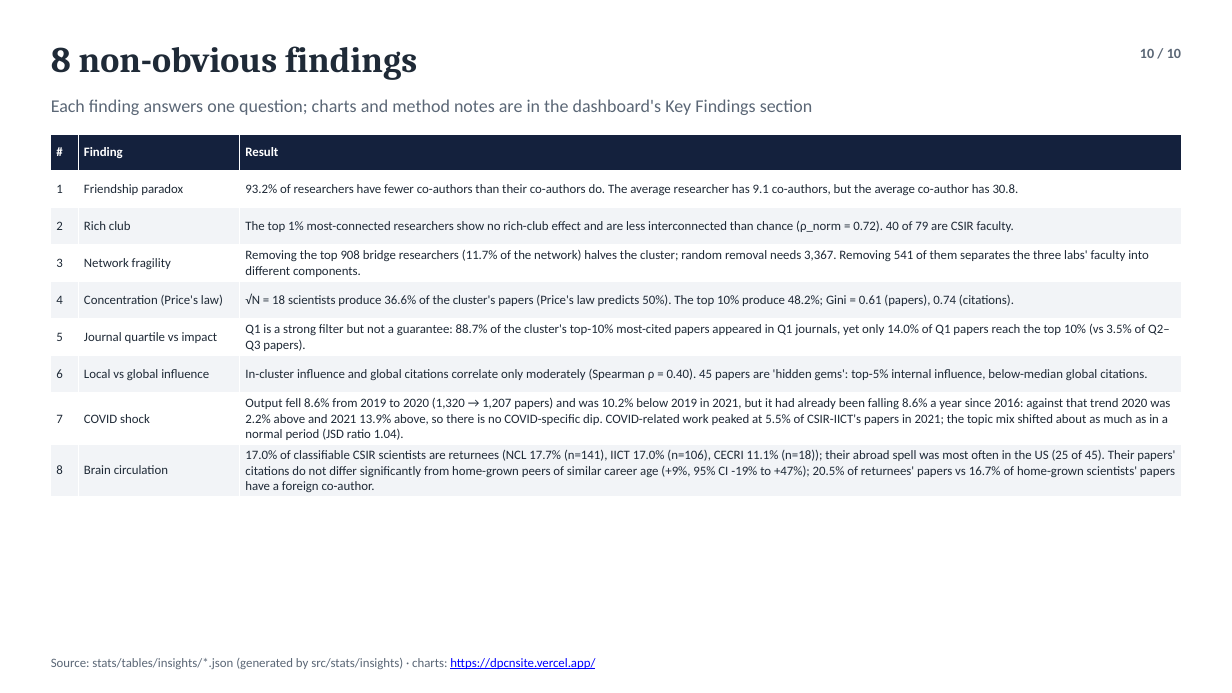
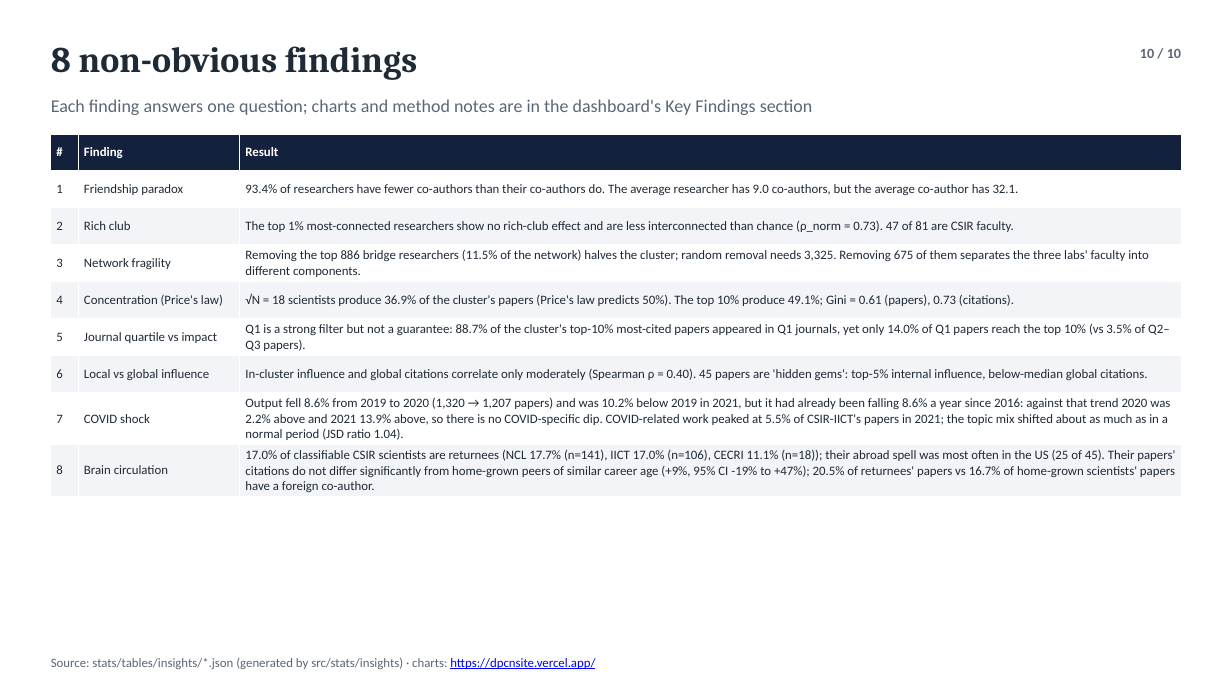
Before and after one commit to prathm01s/dpcn_almost_stable, a slide deck: slide 10 of dpcn_a2/stats/report/24_CSIR.pptx. Drawn at 1232x693 pixels with LibreOffice and Linux fonts; fonts in the diff are those of the drawing. Boxes give left, top, right and bottom in pixels: in the first picture for what was removed or moved away, otherwise in the second. Text is boxed around its words. In the diff, an @@ line names an element or a change of style, - is before the commit and + after.

```diff
--- a/dpcn_a2/stats/report/24_CSIR.pptx
+++ b/dpcn_a2/stats/report/24_CSIR.pptx
@@ table at box(51, 134, 1182, 496) @@
-row 2, column 3: 93.2% of researchers have fewer co-authors than their co-authors do. The average researcher has 9.1 co-authors, but the average co-author has 30.8.
+row 2, column 3: 93.4% of researchers have fewer co-authors than their co-authors do. The average researcher has 9.0 co-authors, but the average co-author has 32.1.
-row 3, column 3: The top 1% most-connected researchers show no rich-club effect and are less interconnected than chance (ρ_norm = 0.72). 40 of 79 are CSIR faculty.
+row 3, column 3: The top 1% most-connected researchers show no rich-club effect and are less interconnected than chance (ρ_norm = 0.73). 47 of 81 are CSIR faculty.
-row 4, column 3: Removing the top 908 bridge researchers (11.7% of the network) halves the cluster; random removal needs 3,367. Removing 541 of them separates the three labs' faculty into different components.
+row 4, column 3: Removing the top 886 bridge researchers (11.5% of the network) halves the cluster; random removal needs 3,325. Removing 675 of them separates the three labs' faculty into different components.
-row 5, column 3: √N = 18 scientists produce 36.6% of the cluster's papers (Price's law predicts 50%). The top 10% produce 48.2%; Gini = 0.61 (papers), 0.74 (citations).
+row 5, column 3: √N = 18 scientists produce 36.9% of the cluster's papers (Price's law predicts 50%). The top 10% produce 49.1%; Gini = 0.61 (papers), 0.73 (citations).
```
Also in this commit, not shown: 17 other files.
